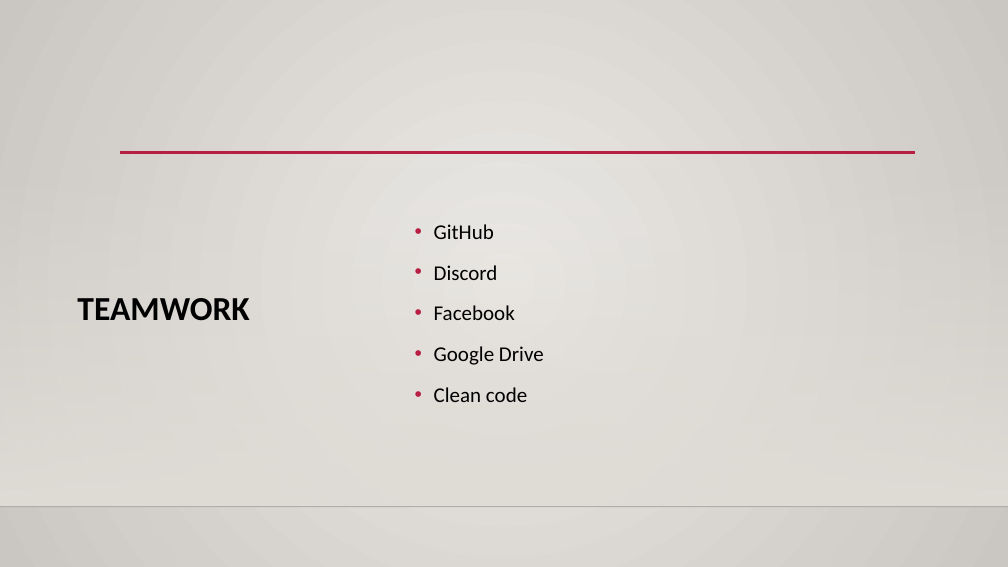
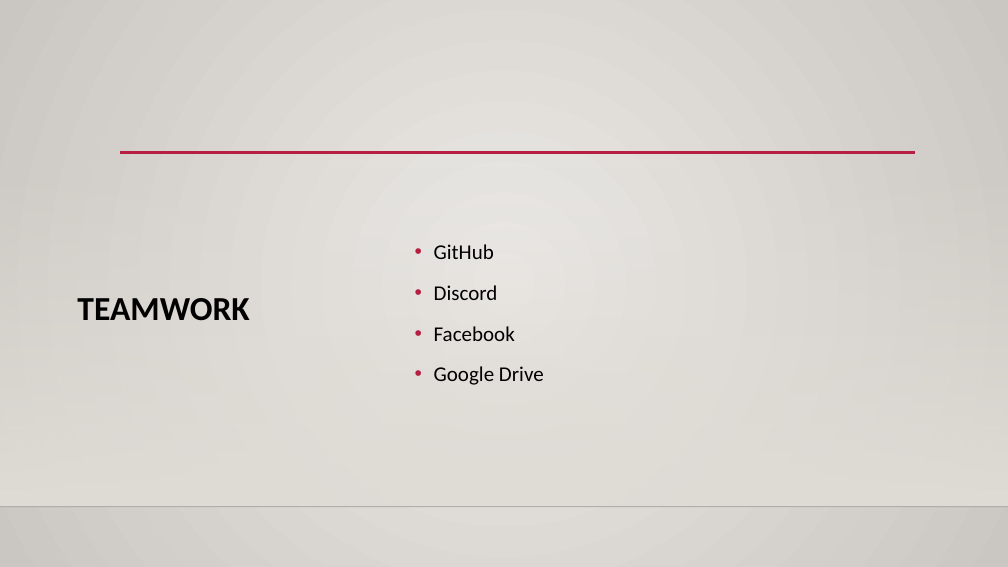
Before and after one commit to MoriczJanos113C/TechShop, a slide deck: slide 13 of project dokumentumok/Projekt bemutató.pptx. Drawn at 1008x567 pixels with LibreOffice and Linux fonts; fonts in the diff are those of the drawing; background and template pictures are left out. Boxes give left, top, right and bottom in pixels: in the first picture for what was removed or moved away, otherwise in the second. Text is boxed around its words. In the diff, an @@ line names an element or a change of style, - is before the commit and + after.

```diff
--- a/project dokumentumok/Projekt bemutató.pptx
+++ b/project dokumentumok/Projekt bemutató.pptx
@@ text at (434, 387, 527, 402): paragraph removed @@
-• Clean code
```
Also in this commit, not shown: 7 other slides changed, 2 slides added, 1 slide removed, 22 other files.
